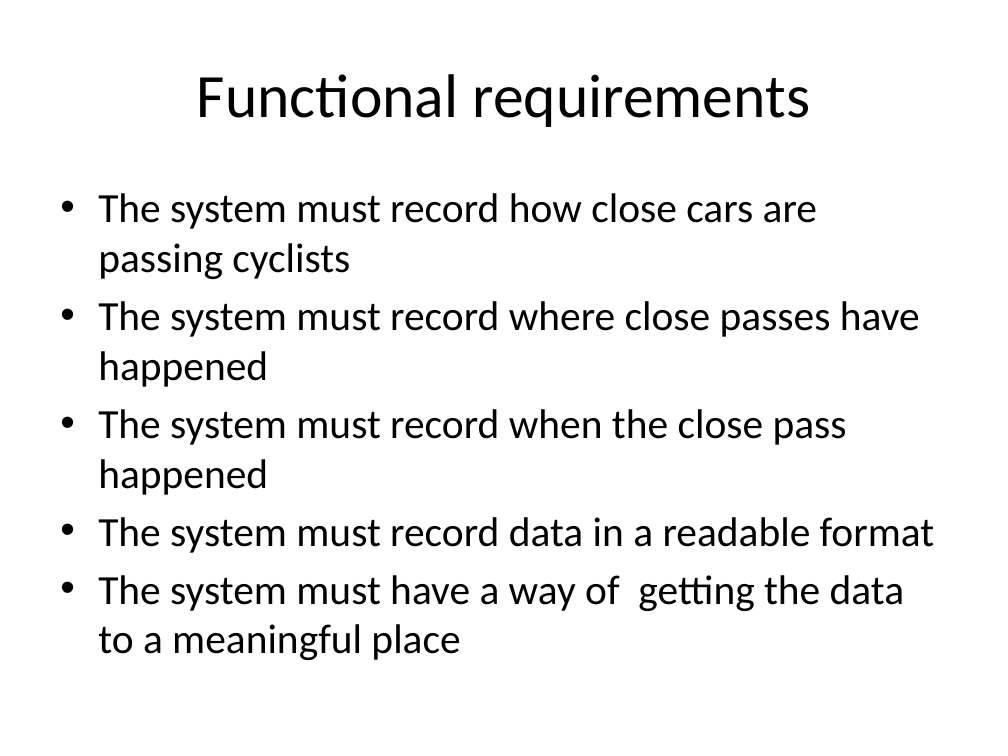
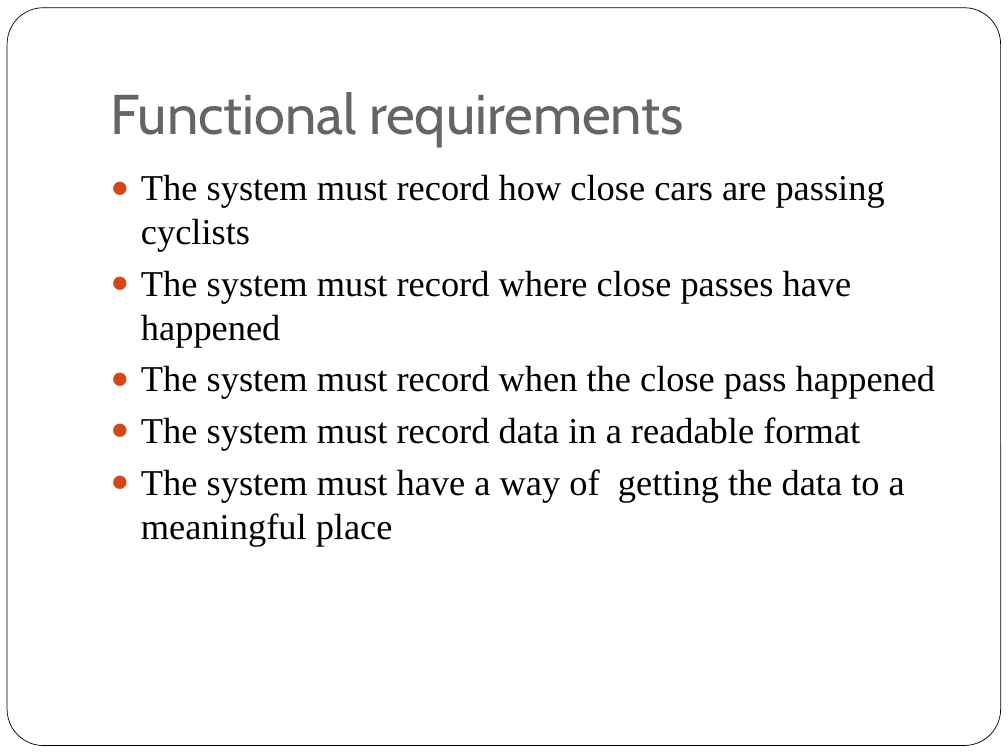
Before and after one commit to unverferthz/Project-2015, a slide deck: slide 3 of CZ Technical Defence.pptx. Drawn at 1008x756 pixels with LibreOffice and Linux fonts; fonts in the diff are those of the drawing. Boxes give left, top, right and bottom in pixels: in the first picture for what was removed or moved away, otherwise in the second. Text is boxed around its words. In the diff, an @@ line names an element or a change of style, - is before the commit and + after.

```diff
--- a/CZ Technical Defence.pptx
+++ b/CZ Technical Defence.pptx
@@ rounded rectangle added at box(7, 8, 1001, 746), fill #FFFFFF, outline #000000 0.5 pt @@
@@ title "Functional requirements": place and size @@
-title "Functional requirements" at box(197, 74, 810, 127)
+title "Functional requirements" at box(111, 92, 684, 147)
@@ title "Functional requirements" at box(111, 92, 684, 147): size 44 to 40 pt, font Calibri to Cabin, text colour #000000 to #696464; alignment centre to left; vertical alignment middle to bottom @@
@@ text "The system must record how ...": place and size @@
-text "The system must record how ..." at box(98, 193, 934, 660)
+text "The system must record how ..." at box(141, 174, 935, 546)
@@ text "The system must record how ..." at box(141, 174, 935, 546): size 29.6 to 26 pt, font Calibri to Times New Roman; bullet • to ● @@
```
Also in this commit, not shown: 7 other slides changed, 3 slides added, 1 slide removed, 1 other file.
